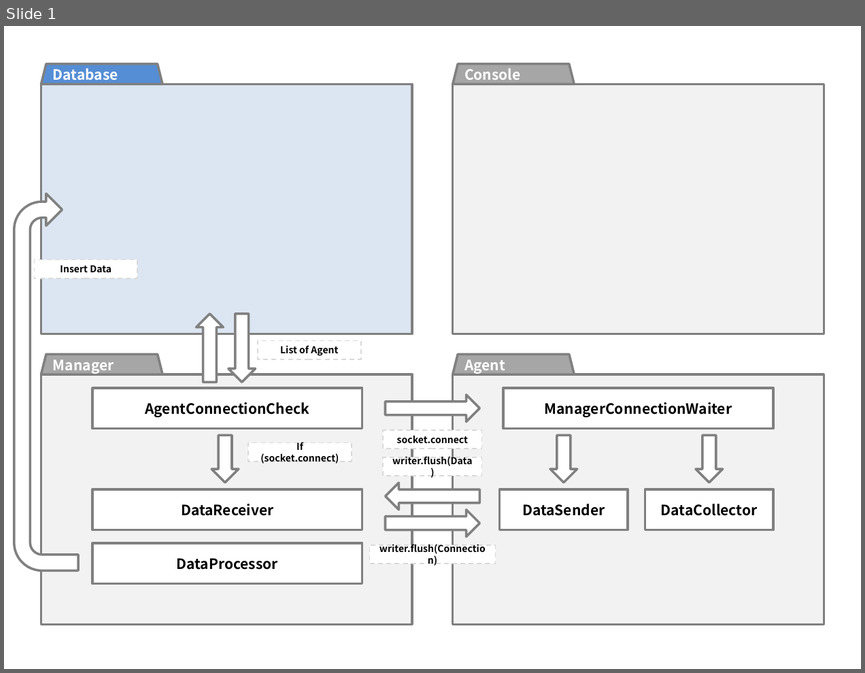
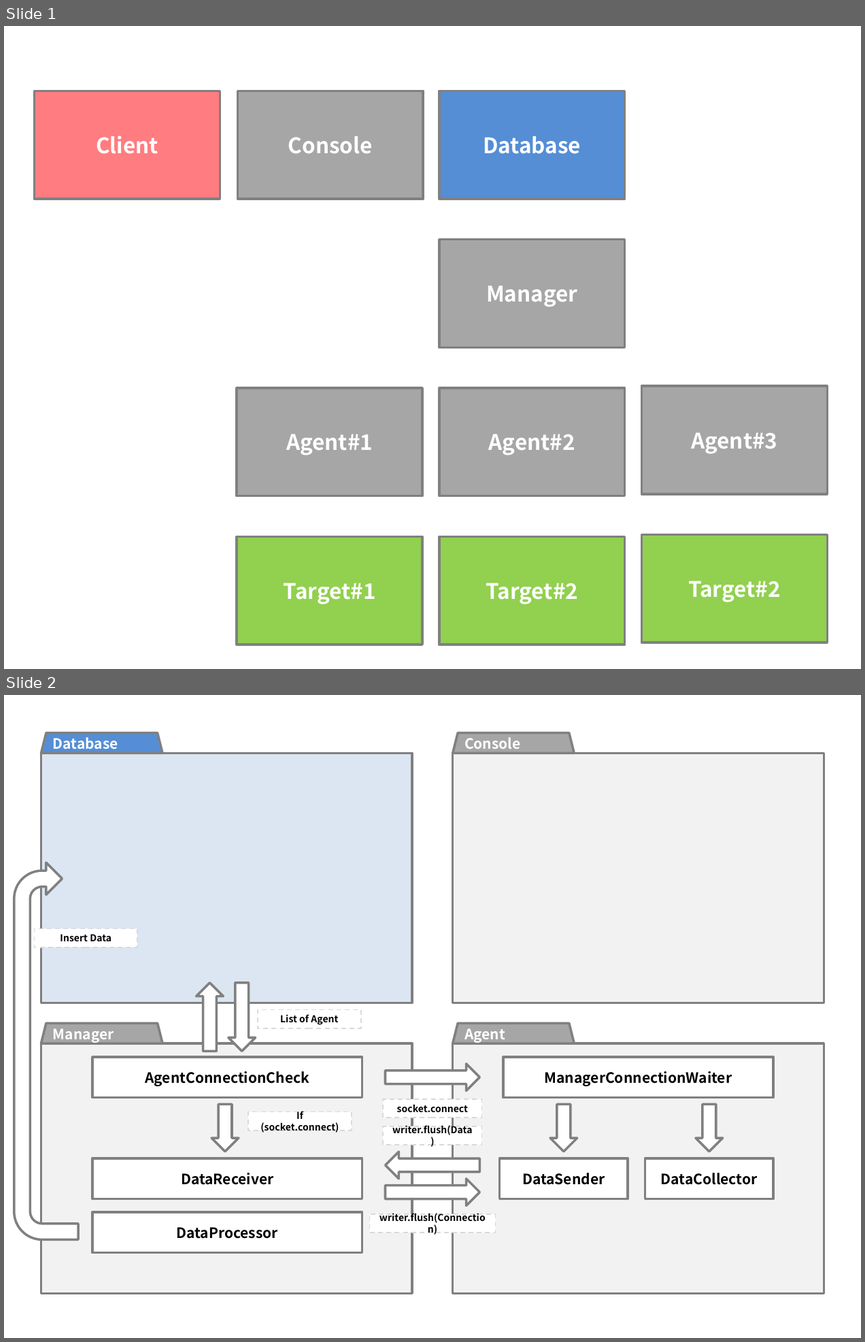
Before and after one commit to coder013/serverMonitoring, a slide deck: doc/Architecture.pptx. Shown one above the other, each under a label of ours: slide 1 before the commit, slides 1 and 2 after it. The pictures are 865x673 and 865x1342 pixels, drawn with LibreOffice and Linux fonts; fonts in the diff are those of the drawing. Boxes give left, top, right and bottom in pixels: in the first picture for what was removed or moved away, otherwise in the second. Text is boxed around its words. In the diff, an @@ line names an element or a change of style, - is before the commit and + after.

Commit message:
아키텍처 정의서 수정

```diff
--- a/doc/Architecture.pptx
+++ b/doc/Architecture.pptx
@@ slide 1 added at bbox=[4, 26, 861, 669], background #FFFFFF @@
@@ rectangle added at bbox=[34, 91, 220, 199], fill #FF7C80, outline #808080 2 pt, 18 pt, text #FFFFFF, bold @@
+Client
@@ rectangle added at bbox=[238, 91, 424, 199], fill #A6A6A6, outline #808080 2 pt, 18 pt, text #FFFFFF, bold @@
+Console
@@ rectangle added at bbox=[439, 91, 626, 199], fill #558ED5, outline #808080 2 pt, 18 pt, text #FFFFFF, bold @@
+Database
@@ rectangle added at bbox=[439, 240, 626, 347], fill #A6A6A6, outline #808080 2 pt, 18 pt, text #FFFFFF, bold @@
+Manager
@@ rectangle added at bbox=[237, 388, 423, 495], fill #A6A6A6, outline #808080 2 pt, 18 pt, text #FFFFFF, bold @@
+Agent#1
@@ rectangle added at bbox=[439, 388, 626, 495], fill #A6A6A6, outline #808080 2 pt, 18 pt, text #FFFFFF, bold @@
+Agent#2
@@ rectangle added at bbox=[641, 386, 827, 494], fill #A6A6A6, outline #808080 2 pt, 18 pt, text #FFFFFF, bold @@
+Agent#3
@@ rectangle added at bbox=[641, 534, 827, 642], fill #92D050, outline #808080 2 pt, 18 pt, text #FFFFFF, bold @@
+Target#2
@@ rectangle added at bbox=[237, 536, 423, 643], fill #92D050, outline #808080 2 pt, 18 pt, text #FFFFFF, bold @@
+Target#1
@@ rectangle added at bbox=[439, 536, 626, 643], fill #92D050, outline #808080 2 pt, 18 pt, text #FFFFFF, bold @@
+Target#2
@@ what was slide 1 is now slide 2 @@
```
